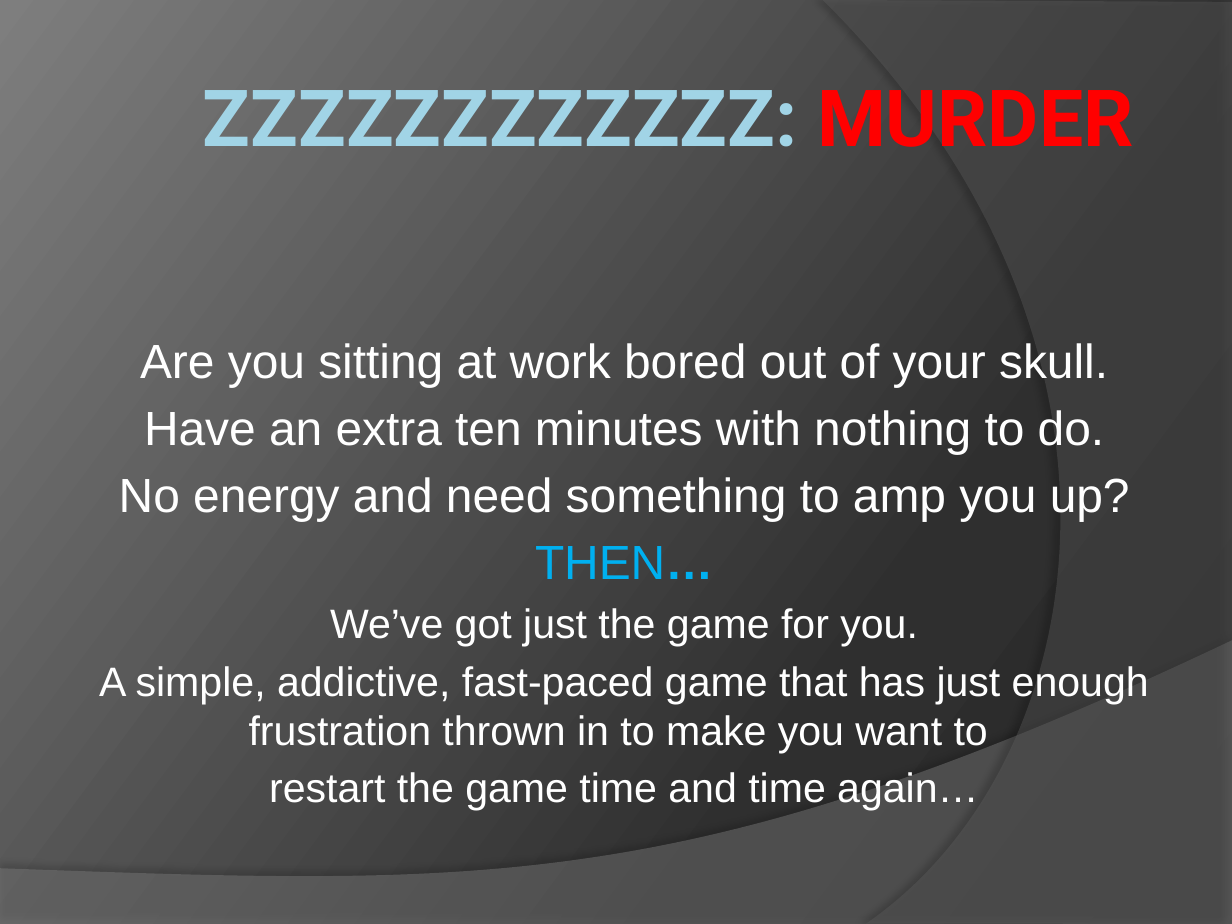
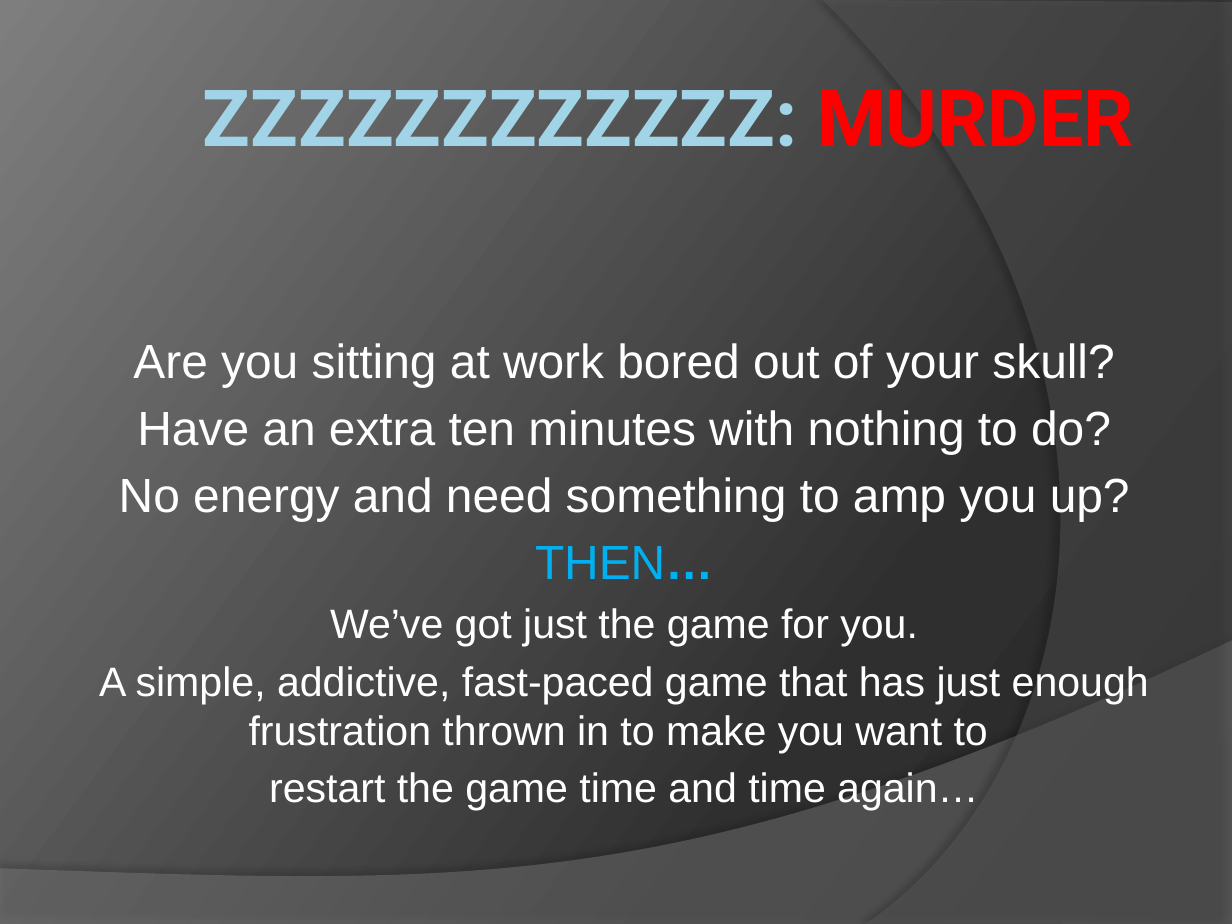
Before and after one commit to jcsims/zzzzzzzzzzzz, a slide deck: slide 1 of docs/ZZZZZZZZZZZZ.pptx. Drawn at 1232x924 pixels with LibreOffice and Linux fonts; fonts in the diff are those of the drawing. Boxes give left, top, right and bottom in pixels: in the first picture for what was removed or moved away, otherwise in the second. Text is boxed around its words. In the diff, an @@ line names an element or a change of style, - is before the commit and + after.

```diff
--- a/docs/ZZZZZZZZZZZZ.pptx
+++ b/docs/ZZZZZZZZZZZZ.pptx
@@ subtitle at [133, 343, 1114, 454]: text changed @@
-Are you sitting at work bored out of your skull.
-Have an extra ten minutes with nothing to do.
+Are you sitting at work bored out of your skull?
+Have an extra ten minutes with nothing to do?
```
Also in this commit, not shown: 2 other slides changed.
